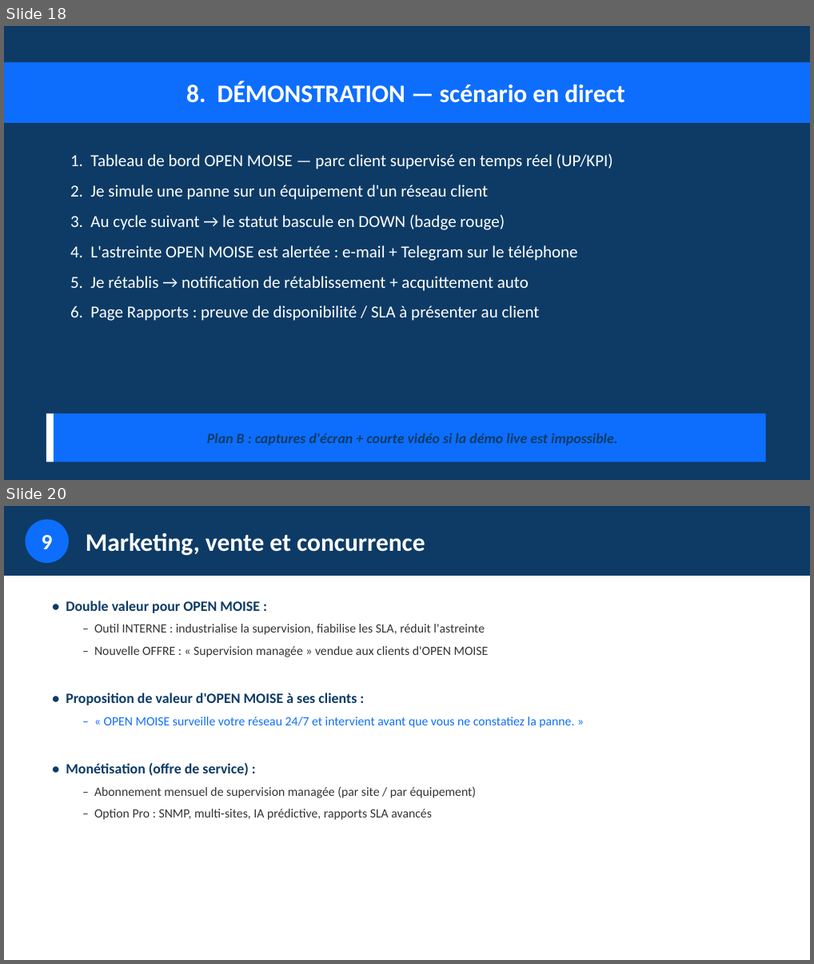
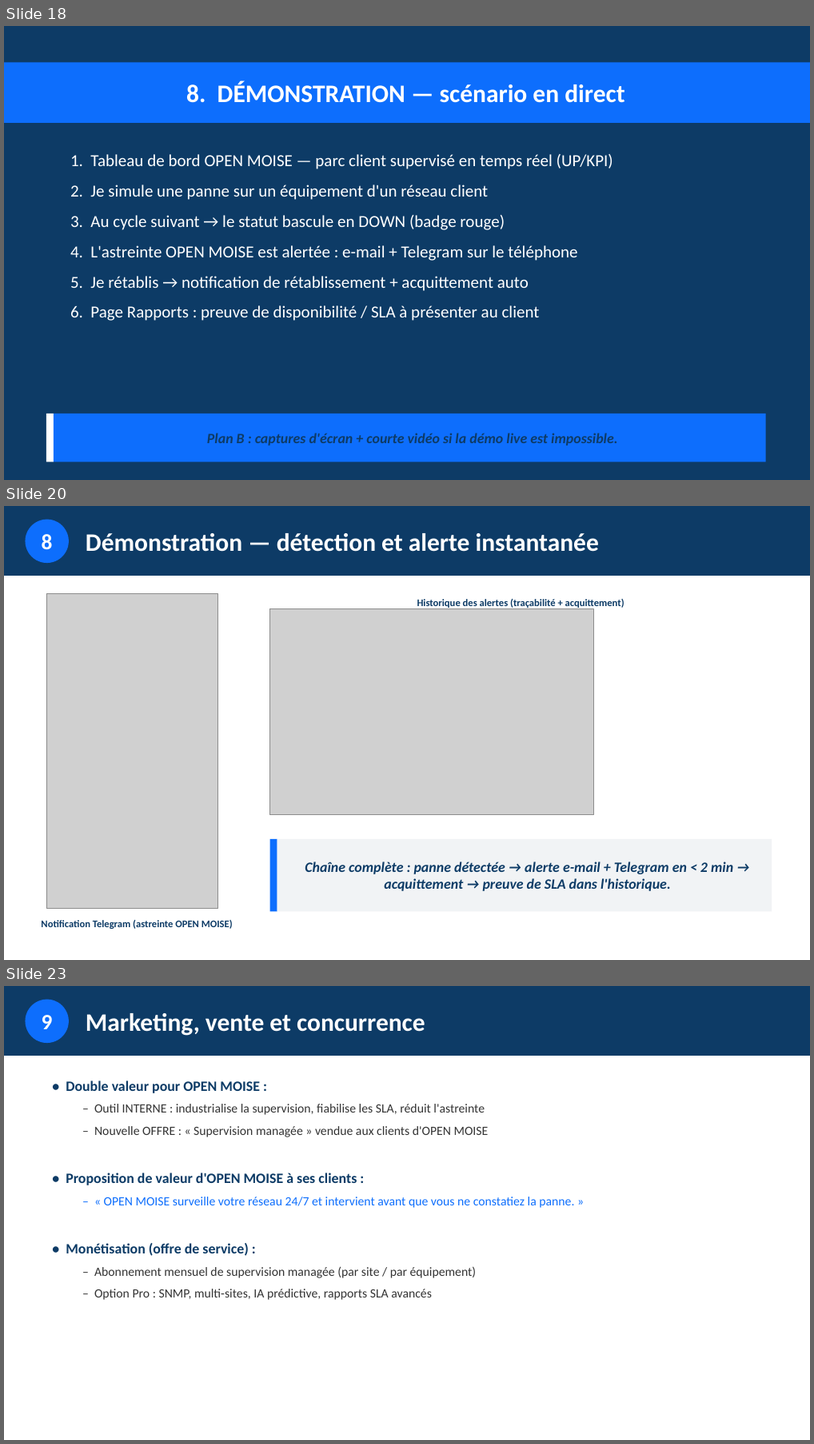
Before and after one commit to esperanceykouassi-bit/Supervision-reseau, a slide deck: soutenance/presentation-projet.pptx. Shown one above the other, each under a label of ours: slides 18 and 20 before the commit, slides 18, 20 and 23 after it; the slides between them are not shown. The pictures are 814x964 and 814x1444 pixels, drawn with LibreOffice and Linux fonts; fonts in the diff are those of the drawing; grey boxes stand for pictures. Boxes give left, top, right and bottom in pixels: in the first picture for what was removed or moved away, otherwise in the second. Text is boxed around its words. In the diff, an @@ line names an element or a change of style, - is before the commit and + after.

```diff
--- a/soutenance/presentation-projet.pptx
+++ b/soutenance/presentation-projet.pptx
@@ slide 20 added at <box>4,506,810,960</box>, background #FFFFFF @@
@@ rectangle added at <box>4,506,810,576</box>, fill #0D3B66 @@
@@ ellipse added at <box>25,520,69,563</box>, fill #0D6EFD, 26 pt, text #FFFFFF, bold @@
+8
@@ text added at <box>86,533,599,552</box>, 30 pt, text #FFFFFF, bold @@
+Démonstration — détection et alerte instantanée
@@ picture added at <box>46,594,218,908</box> @@
@@ text added at <box>418,599,625,609</box>, 12 pt, text #0D3B66, bold @@
+Historique des alertes (traçabilité + acquittement)
@@ picture added at <box>270,609,594,815</box> @@
@@ rectangle added at <box>270,839,278,912</box>, fill #0D6EFD @@
@@ rectangle added at <box>278,839,772,912</box>, fill #F1F3F5, 17 pt, text #0D3B66, bold, italic @@
+Chaîne complète : panne détectée → alerte e-mail + Telegram en < 2 min → acquittement → preuve de SLA dans l'historique.
@@ text added at <box>41,920,233,928</box>, 12 pt, text #0D3B66, bold @@
+Notification Telegram (astreinte OPEN MOISE)
@@ what was slide 20 is now slide 23 @@
```
Also in this commit, not shown: 1 slide changed, 2 other slides added, 7 other files.
